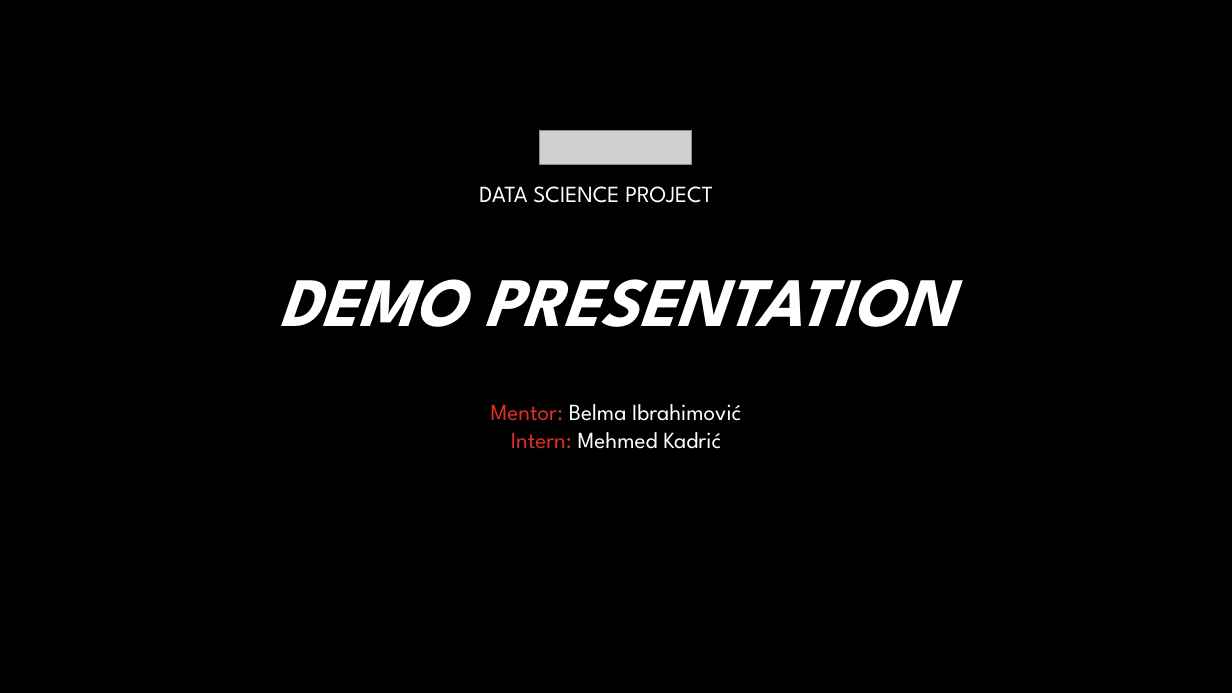
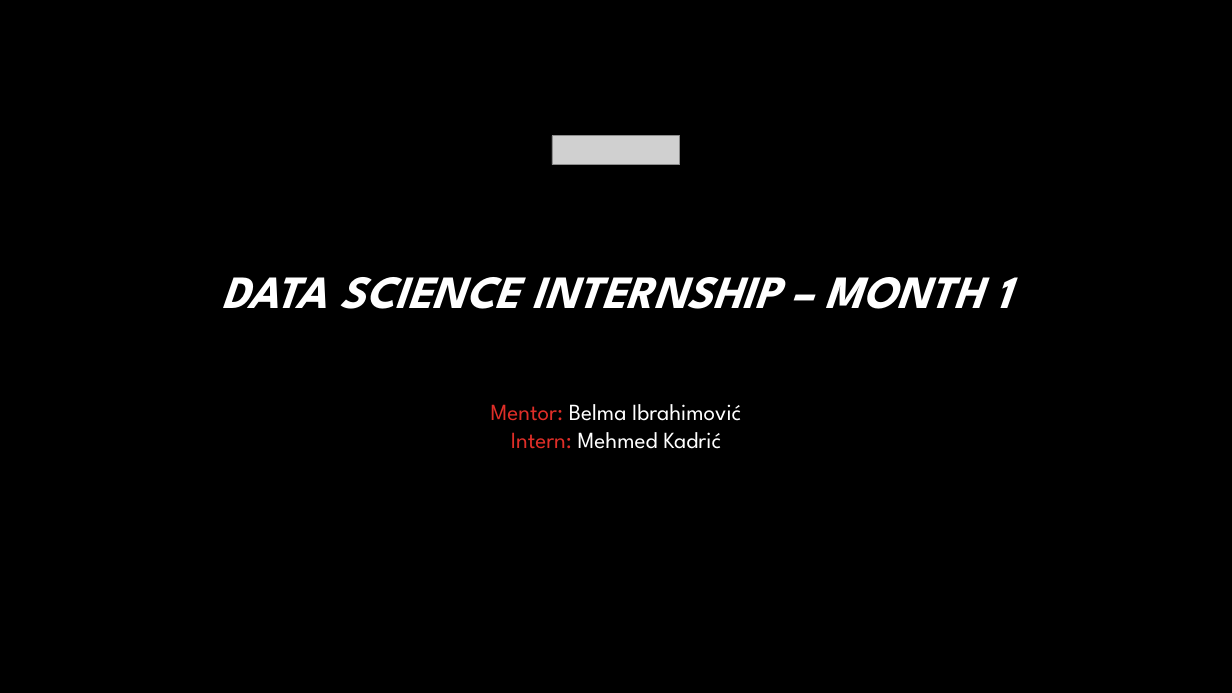
Before and after one commit to mehmedkadric/internship, a slide deck: slide 1 of demoPresentation/DemoPresentation.pptx. Drawn at 1232x693 pixels with LibreOffice and Linux fonts; fonts in the diff are those of the drawing; grey boxes stand for pictures; background and template pictures are left out. Boxes give left, top, right and bottom in pixels: in the first picture for what was removed or moved away, otherwise in the second. Text is boxed around its words. In the diff, an @@ line names an element or a change of style, - is before the commit and + after.

```diff
--- a/demoPresentation/DemoPresentation.pptx
+++ b/demoPresentation/DemoPresentation.pptx
@@ picture: place and size @@
-picture at <box>540,130,692,165</box>
+picture at <box>552,136,680,165</box>
@@ text removed at <box>479,186,713,203</box> @@
-DATA SCIENCE PROJECT
@@ title at <box>221,277,1010,309</box>: text changed; size 54 to 36 pt @@
-DEMO PRESENTATION
+DATA SCIENCE INTERNSHIP – MONTH 1
```
Also in this commit, not shown: 12 other slides changed, 1 slide added, 1 slide removed, 2 other files.
